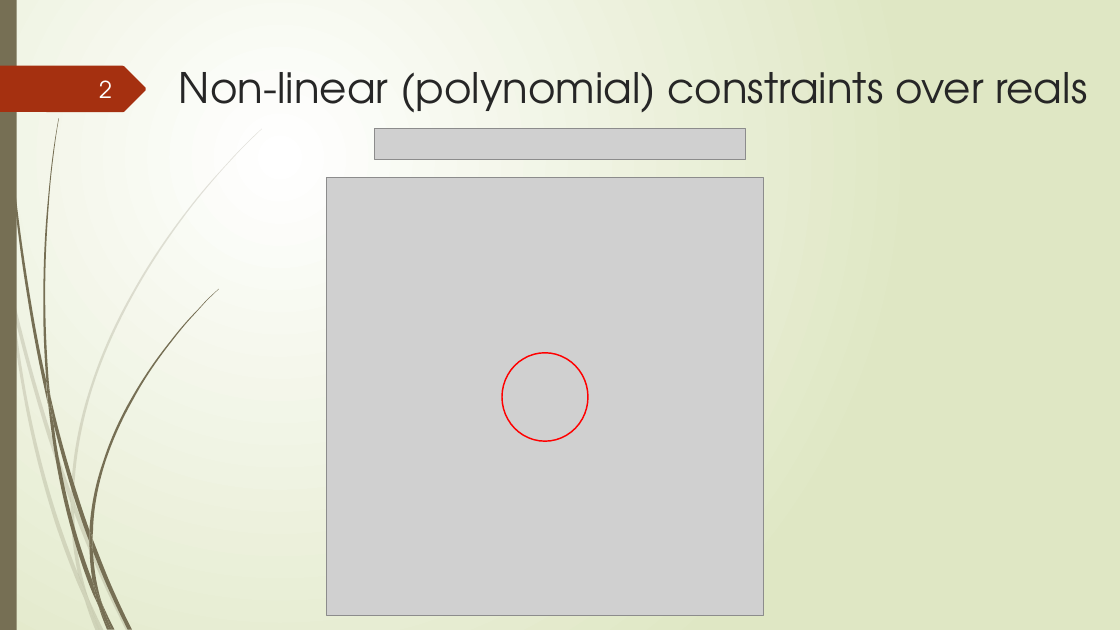
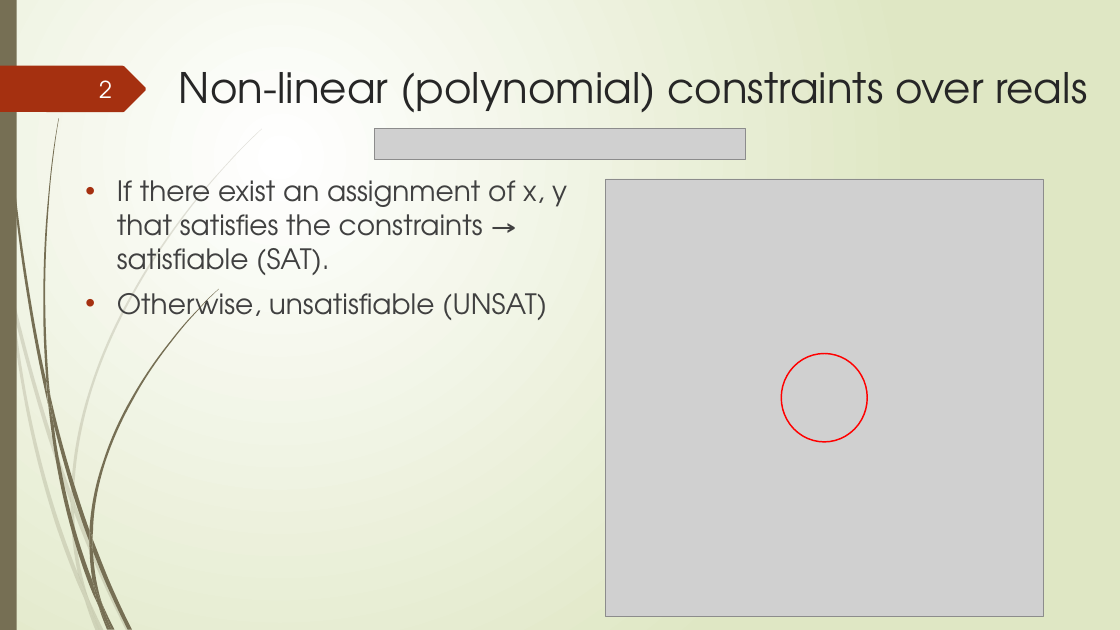
Before and after one commit to tungvx/raSAT, a slide deck: slide 2 of report/midterm.pptx. Drawn at 1120x630 pixels with LibreOffice and Linux fonts; fonts in the diff are those of the drawing; grey boxes stand for pictures. Boxes give left, top, right and bottom in pixels: in the first picture for what was removed or moved away, otherwise in the second. Text is boxed around its words. In the diff, an @@ line names an element or a change of style, - is before the commit and + after.

Commit message:
fix slides

```diff
--- a/report/midterm.pptx
+++ b/report/midterm.pptx
@@ picture: place and size @@
-picture at (326, 178, 764, 616)
+picture at (606, 179, 1044, 617)
@@ text added at (117, 180, 567, 327), 24 pt, text #404040 @@
+• If there exist an assignment of x, y
+  that satisfies the constraints →
+  satisfiable (SAT).
+• Otherwise, unsatisfiable (UNSAT)
@@ ellipse: place and size @@
-ellipse at (502, 353, 588, 441)
+ellipse at (781, 354, 867, 442)
```
Also in this commit, not shown: 1 other slide changed, 1 other file.
